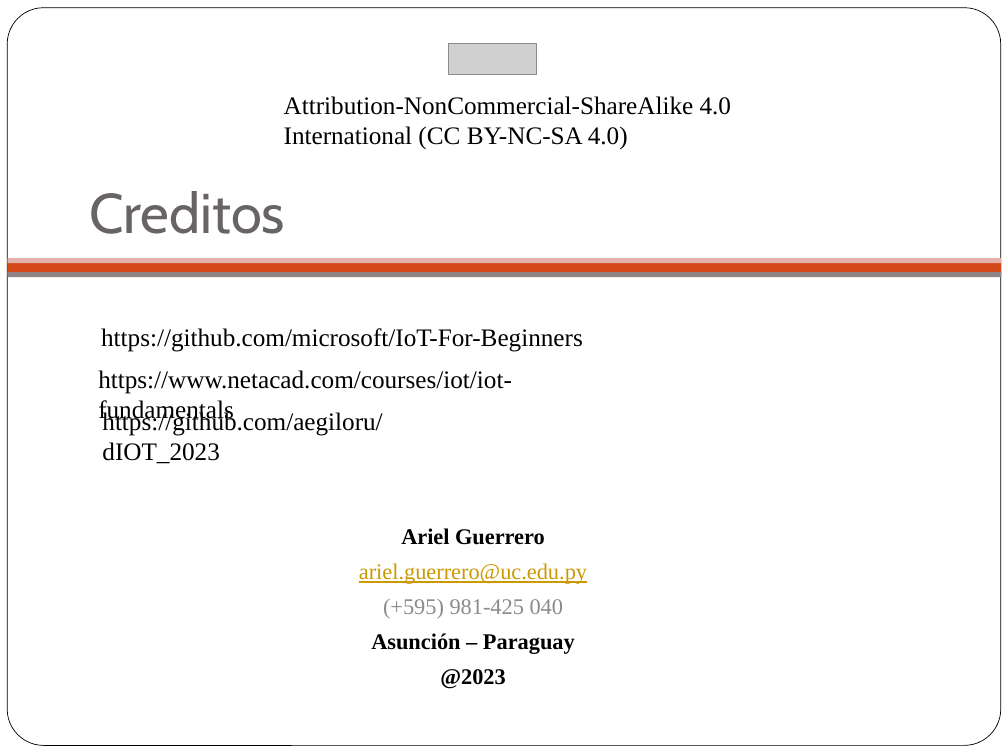
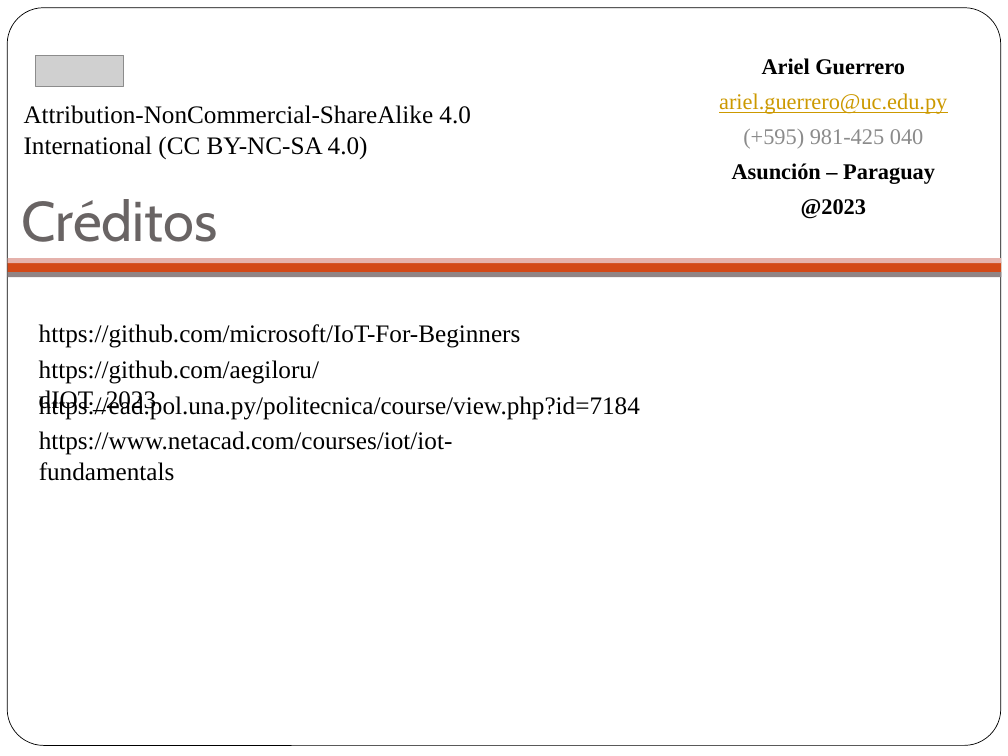
Before and after one commit to aegiloru/dIOT_2023, a slide deck: slide 24 of L00/00-Presentacion dIOT-2023.pptx. Drawn at 1008x756 pixels with LibreOffice and Linux fonts; fonts in the diff are those of the drawing; grey boxes stand for pictures; background and template pictures are left out. Boxes give left, top, right and bottom in pixels: in the first picture for what was removed or moved away, otherwise in the second. Text is boxed around its words. In the diff, an @@ line names an element or a change of style, - is before the commit and + after.

```diff
--- a/L00/00-Presentacion dIOT-2023.pptx
+++ b/L00/00-Presentacion dIOT-2023.pptx
@@ picture: place and size @@
-picture at [449,43,537,75]
+picture at [35,55,124,87]
@@ text "Ariel Guerrero": place and size @@
-text "Ariel Guerrero" at [359,528,587,689]
+text "Ariel Guerrero" at [719,58,947,219]
@@ text "Attribution-NonCommercial-ShareAlike 4.0 International (CC B ...": place and size @@
-text "Attribution-NonCommercial-ShareAlike 4.0 International (CC B ..." at [284,96,731,149]
+text "Attribution-NonCommercial-ShareAlike 4.0 International (CC B ..." at [24,105,470,159]
@@ title at [22,199,217,242]: text changed @@
-Creditos
+Créditos
@@ text "https://github.com/microsoft/IoT-For-Beginners": place and size @@
-text "https://github.com/microsoft/IoT-For-Beginners" at [101,328,583,352]
+text "https://github.com/microsoft/IoT-For-Beginners" at [39,324,521,348]
@@ text "https://github.com/aegiloru/dIOT_2023": place and size @@
-text "https://github.com/aegiloru/dIOT_2023" at [102,410,382,464]
+text "https://github.com/aegiloru/dIOT_2023" at [39,360,319,414]
@@ text "https://www.netacad.com/courses/iot/iot-fundamentals" rewrapped from [98,370,512,424] to [39,431,453,481] @@
@@ text added at [39,394,640,420], 18 pt, text #000000 @@
+https://ead.pol.una.py/politecnica/course/view.php?id=7184
```
Also in this commit, not shown: 1 other slide changed.
